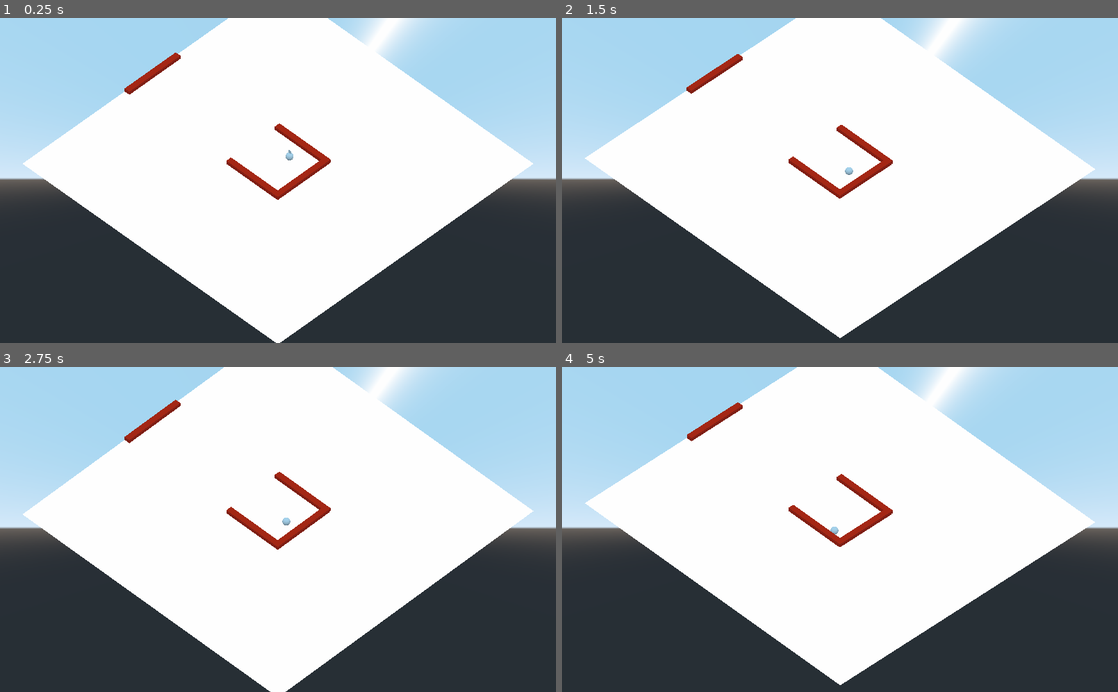
Above: before the commit, frames 1-4 (two rows, left to right).
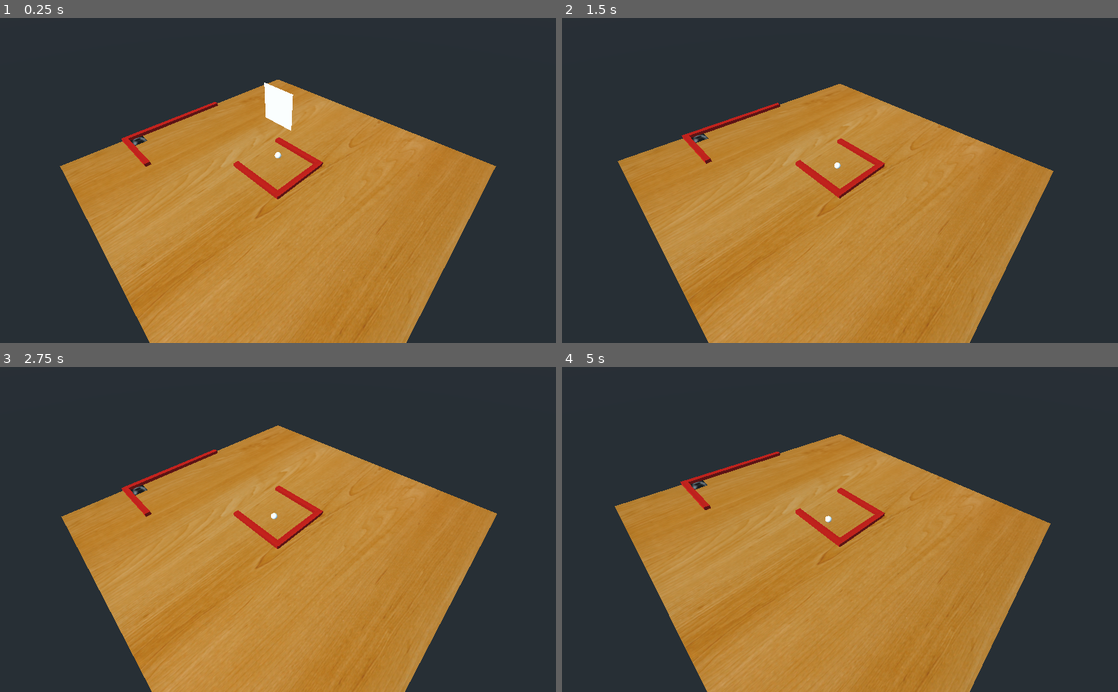
Above: after the commit, the same moments.

Repository: dannytaylor/ld49
Game: Godot game, scene res://levels/test.tscn
The game is run twice, just before and just after one commit, with the same random seed, the same clock (stepped at 60 frames per second) and the same inputs. The project has no main scene, so this scene is started directly.
Inputs (mouse positions are in pixels of both pictures, inside the frame that each line leads up to):
- Up to frame 1 (0.25 s): no input
- Up to frame 2 (1.5 s): move the mouse to (867, 180) at 0.52 s; move the mouse to (812, 180) at 1.27 s
- Up to frame 3 (2.75 s): tap Enter at 2 s; move the mouse to (289, 523) at 2.02 s
- Up to frame 4 (5 s): tap Space at 2.75 s; move the mouse to (834, 536) at 2.77 s; tap Enter at 3.5 s; move the mouse to (878, 532) at 3.52 s; move the mouse to (795, 526) at 4.27 s

The runs differ from the first frame. In frame 1, 81% of the frame differs, in the area x 0-100%, y 0-100%; in frame 2, 82%; in frame 3, 81%; in frame 4, 82%.

Commit message:
WIP

Diff:
--- /dev/null
+++ b/project/levels/test.gd
@@ -0,0 +1,71 @@
+extends Spatial
+
+
+# Declare member variables here. Examples:
+# var a = 2
+# var b = "text"
+
+# Called when the node enters the scene tree for the first time.
+func _ready():
+	switch_to_floor(0)
+
+# Called every frame. 'delta' is the elapsed time since the previous frame.
+func _process(delta):
+	check_travel(delta)
+
+func check_travel(delta):
+	var base = travel_data["base"]
+	if base["traveling"] == true:
+		base["time"] += delta
+		if base["time"] >= base["distance"]:
+			print("Travel to Base")
+			base["traveling"] = false
+			switch_to_floor(0)
+	var cave = travel_data["cave"]
+	if cave["traveling"] == true:
+		cave["time"] += delta
+		if cave["time"] >= cave["distance"]:
+			print("Travel to Cave")
+			cave["traveling"] = false
+			switch_to_floor(-1)
+	var sky = travel_data["sky"]
+	if sky["traveling"] == true:
+		sky["time"] += delta
+		if sky["time"] >= sky["distance"]:
+			print("Travel to Sky")
+			sky["traveling"] = false
+			switch_to_floor(1)
+
+func switch_to_floor(new_floor):
+	$World/Board_level_base.visible = false
+	$World/Board_level_cave.visible = false
+	$World/Board_level_sky.visible = false
+	$World/Board_level_base.set_collision(false)
+	$World/Board_level_cave.set_collision(false)
+	$World/Board_level_sky.set_collision(false)
+	if new_floor == 0:
+		$World/Board_level_base.visible = true
+		$World/Board_level_base.set_collision(true)
+	if new_floor == -1:
+		$World/Board_level_cave.visible = true
+		$World/Board_level_cave.set_collision(true)
+	if new_floor == 1:
+		$World/Board_level_sky.visible = true
+		$World/Board_level_sky.set_collision(true)
+
+
+var travel_data = {
+	"base": {"traveling": false, "distance": 3, "time": 0},
+	"cave": {"traveling": false, "distance": 3, "time": 0},
+	"sky": {"traveling": false, "distance": 3, "time": 0}
+}
+
+func _on_Cave_body_entered(body):
+	if body == $Hero:
+		travel_data["cave"]["traveling"] = true
+		travel_data["cave"]["time"] = 0
+
+func _on_Cave_body_exited(body):
+	if body == $Hero:
+		travel_data["cave"]["traveling"] = false
+		travel_data["cave"]["time"] = 0
--- a/project/levels/test.tscn
+++ b/project/levels/test.tscn
@@ -1,60 +1,218 @@
-[gd_scene load_steps=7 format=2]
+[gd_scene load_steps=16 format=2]
 
 [ext_resource path="res://objects/Board/Board.tscn" type="PackedScene" id=1]
 [ext_resource path="res://objects/Player/Camera.tscn" type="PackedScene" id=2]
 [ext_resource path="res://objects/Board/wall_material.tres" type="Material" id=3]
 [ext_resource path="res://objects/Enemy/Enemy.tscn" type="PackedScene" id=4]
+[ext_resource path="res://levels/test.gd" type="Script" id=5]
+[ext_resource path="res://objects/Board/cave_material.tres" type="Material" id=6]
+[ext_resource path="res://objects/Board/floor_material.tres" type="Material" id=7]
+[ext_resource path="res://levels/cave.png" type="Texture" id=8]
+[ext_resource path="res://objects/Board/sky_material.tres" type="Material" id=9]
 
 [sub_resource type="BoxShape" id=1]
 
 [sub_resource type="CubeMesh" id=2]
 
+[sub_resource type="BoxShape" id=3]
+extents = Vector3( 0.3, 0.1, 0.3 )
+
+[sub_resource type="SpatialMaterial" id=4]
+albedo_texture = ExtResource( 8 )
+
+[sub_resource type="PlaneMesh" id=5]
+material = SubResource( 4 )
+
+[sub_resource type="ConcavePolygonShape" id=6]
+
 [node name="Spatial" type="Spatial"]
-
-[node name="Board" parent="." instance=ExtResource( 1 )]
-
-[node name="StaticBody" type="StaticBody" parent="Board"]
+script = ExtResource( 5 )
+
+[node name="Camera" parent="." instance=ExtResource( 2 )]
+projection = 0
+size = 9.0
+
+[node name="DirectionalLight" type="DirectionalLight" parent="."]
+transform = Transform( 1, 0, 0, 0, 0.738667, 0.67407, 0, -0.67407, 0.738667, 0, 9.53308, 7.18401 )
+
+[node name="World" type="Spatial" parent="."]
+
+[node name="Board_level_base" parent="World" instance=ExtResource( 1 )]
+floor_mat = ExtResource( 7 )
+
+[node name="StaticBody" type="StaticBody" parent="World/Board_level_base"]
 transform = Transform( 0.093, 0, 0, 0, 0.118, 0, 0, 0, 1, -4.90927, 0, 0 )
 
-[node name="CollisionShape" type="CollisionShape" parent="Board/StaticBody"]
-shape = SubResource( 1 )
-
-[node name="MeshInstance" type="MeshInstance" parent="Board/StaticBody"]
-mesh = SubResource( 2 )
-material/0 = ExtResource( 3 )
-
-[node name="StaticBody2" type="StaticBody" parent="Board"]
+[node name="CollisionShape" type="CollisionShape" parent="World/Board_level_base/StaticBody"]
+shape = SubResource( 1 )
+
+[node name="MeshInstance" type="MeshInstance" parent="World/Board_level_base/StaticBody"]
+mesh = SubResource( 2 )
+material/0 = ExtResource( 3 )
+
+[node name="StaticBody2" type="StaticBody" parent="World/Board_level_base"]
 transform = Transform( 0.093, 0, 0, 0, 0.118, 0, 0, 0, 1, 0.909299, 0, 0 )
 
-[node name="CollisionShape" type="CollisionShape" parent="Board/StaticBody2"]
-shape = SubResource( 1 )
-
-[node name="MeshInstance" type="MeshInstance" parent="Board/StaticBody2"]
-mesh = SubResource( 2 )
-material/0 = ExtResource( 3 )
-
-[node name="StaticBody3" type="StaticBody" parent="Board"]
+[node name="CollisionShape" type="CollisionShape" parent="World/Board_level_base/StaticBody2"]
+shape = SubResource( 1 )
+
+[node name="MeshInstance" type="MeshInstance" parent="World/Board_level_base/StaticBody2"]
+mesh = SubResource( 2 )
+material/0 = ExtResource( 3 )
+
+[node name="StaticBody3" type="StaticBody" parent="World/Board_level_base"]
 transform = Transform( -4.06516e-09, 0, -1, 0, 0.118, 0, 0.093, 0, -4.37114e-08, -0.00880665, 0, -0.971397 )
 
-[node name="CollisionShape" type="CollisionShape" parent="Board/StaticBody3"]
-shape = SubResource( 1 )
-
-[node name="MeshInstance" type="MeshInstance" parent="Board/StaticBody3"]
-mesh = SubResource( 2 )
-material/0 = ExtResource( 3 )
-
-[node name="StaticBody4" type="StaticBody" parent="Board"]
+[node name="CollisionShape" type="CollisionShape" parent="World/Board_level_base/StaticBody3"]
+shape = SubResource( 1 )
+
+[node name="MeshInstance" type="MeshInstance" parent="World/Board_level_base/StaticBody3"]
+mesh = SubResource( 2 )
+material/0 = ExtResource( 3 )
+
+[node name="StaticBody4" type="StaticBody" parent="World/Board_level_base"]
 transform = Transform( -4.06516e-09, 0, -1, 0, 0.118, 0, 0.093, 0, -4.37114e-08, -0.00880665, 0, 0.920242 )
 
-[node name="CollisionShape" type="CollisionShape" parent="Board/StaticBody4"]
-shape = SubResource( 1 )
-
-[node name="MeshInstance" type="MeshInstance" parent="Board/StaticBody4"]
-mesh = SubResource( 2 )
-material/0 = ExtResource( 3 )
-
-[node name="Camera" parent="." instance=ExtResource( 2 )]
-size = 9.0
-
-[node name="Enemy" parent="." instance=ExtResource( 4 )]
-transform = Transform( 0.110419, 0, 0, 0, 0.110419, 0, 0, 0, 0.110419, 0.454956, 0.856972, 0 )
+[node name="CollisionShape" type="CollisionShape" parent="World/Board_level_base/StaticBody4"]
+shape = SubResource( 1 )
+
+[node name="MeshInstance" type="MeshInstance" parent="World/Board_level_base/StaticBody4"]
+mesh = SubResource( 2 )
+material/0 = ExtResource( 3 )
+
+[node name="StaticBody5" type="StaticBody" parent="World/Board_level_base"]
+transform = Transform( 0.093, 0, 0, 0, 0.118, 0, 0, 0, 1, -4.90927, 0, 1.97452 )
+
+[node name="CollisionShape" type="CollisionShape" parent="World/Board_level_base/StaticBody5"]
+shape = SubResource( 1 )
+
+[node name="MeshInstance" type="MeshInstance" parent="World/Board_level_base/StaticBody5"]
+mesh = SubResource( 2 )
+material/0 = ExtResource( 3 )
+
+[node name="StaticBody6" type="StaticBody" parent="World/Board_level_base"]
+transform = Transform( -4.06516e-09, 0, 1, 0, 0.118, 0, -0.093, 0, -4.37114e-08, -3.99976, 0, 2.95952 )
+
+[node name="CollisionShape" type="CollisionShape" parent="World/Board_level_base/StaticBody6"]
+shape = SubResource( 1 )
+
+[node name="MeshInstance" type="MeshInstance" parent="World/Board_level_base/StaticBody6"]
+mesh = SubResource( 2 )
+material/0 = ExtResource( 3 )
+
+[node name="Cave" type="Area" parent="World/Board_level_base"]
+transform = Transform( 1, 0, 0, 0, 1, 0, 0, 0, 1, -4.61573, 0.0129899, 2.64485 )
+
+[node name="CollisionShape" type="CollisionShape" parent="World/Board_level_base/Cave"]
+transform = Transform( 1, 0, 0, 0, 1, 0, 0, 0, 1, 0, 0.0794368, 0 )
+shape = SubResource( 3 )
+
+[node name="MeshInstance" type="MeshInstance" parent="World/Board_level_base/Cave"]
+transform = Transform( -1.09278e-08, 0, 0.25, 0, 1, 0, -0.25, 0, -1.09278e-08, 0, 0.001, 0 )
+mesh = SubResource( 5 )
+material/0 = null
+
+[node name="RampBottom" type="StaticBody" parent="World/Board_level_base"]
+
+[node name="CollisionShape" type="CollisionShape" parent="World/Board_level_base/RampBottom"]
+shape = SubResource( 6 )
+
+[node name="Board_level_cave" parent="World" instance=ExtResource( 1 )]
+transform = Transform( 1, 0, 0, 0, 1, 0, 0, 0, 1, 0, -2, 0 )
+visible = false
+collision_layer = 1024
+collision_mask = 1024
+floor_mat = ExtResource( 6 )
+
+[node name="StaticBody" type="StaticBody" parent="World/Board_level_cave"]
+transform = Transform( 0.093, 0, 0, 0, 0.118, 0, 0, 0, 1, -4.90927, 0, 0 )
+
+[node name="CollisionShape" type="CollisionShape" parent="World/Board_level_cave/StaticBody"]
+shape = SubResource( 1 )
+
+[node name="MeshInstance" type="MeshInstance" parent="World/Board_level_cave/StaticBody"]
+mesh = SubResource( 2 )
+material/0 = ExtResource( 3 )
+
+[node name="StaticBody2" type="StaticBody" parent="World/Board_level_cave"]
+transform = Transform( 0.093, 0, 0, 0, 0.118, 0, 0, 0, 1, 0.909299, 0, 0 )
+
+[node name="CollisionShape" type="CollisionShape" parent="World/Board_level_cave/StaticBody2"]
+shape = SubResource( 1 )
+
+[node name="MeshInstance" type="MeshInstance" parent="World/Board_level_cave/StaticBody2"]
+mesh = SubResource( 2 )
+material/0 = ExtResource( 3 )
+
+[node name="StaticBody3" type="StaticBody" parent="World/Board_level_cave"]
+transform = Transform( -4.06516e-09, 0, -1, 0, 0.118, 0, 0.093, 0, -4.37114e-08, -0.00880665, 0, -0.971397 )
+
+[node name="CollisionShape" type="CollisionShape" parent="World/Board_level_cave/StaticBody3"]
+shape = SubResource( 1 )
+
+[node name="MeshInstance" type="MeshInstance" parent="World/Board_level_cave/StaticBody3"]
+mesh = SubResource( 2 )
+material/0 = ExtResource( 3 )
+
+[node name="StaticBody4" type="StaticBody" parent="World/Board_level_cave"]
+transform = Transform( -4.06516e-09, 0, -1, 0, 0.118, 0, 0.093, 0, -4.37114e-08, -0.00880665, 0, 0.920242 )
+
+[node name="CollisionShape" type="CollisionShape" parent="World/Board_level_cave/StaticBody4"]
+shape = SubResource( 1 )
+
+[node name="MeshInstance" type="MeshInstance" parent="World/Board_level_cave/StaticBody4"]
+mesh = SubResource( 2 )
+material/0 = ExtResource( 3 )
+
+[node name="Board_level_sky" parent="World" instance=ExtResource( 1 )]
+transform = Transform( 1, 0, 0, 0, 1, 0, 0, 0, 1, 0, 2, 0 )
+visible = false
+collision_layer = 1024
+collision_mask = 1024
+floor_mat = ExtResource( 9 )
+
+[node name="StaticBody" type="StaticBody" parent="World/Board_level_sky"]
+transform = Transform( 0.093, 0, 0, 0, 0.118, 0, 0, 0, 1, -4.90927, 0, 0 )
+
+[node name="CollisionShape" type="CollisionShape" parent="World/Board_level_sky/StaticBody"]
+shape = SubResource( 1 )
+
+[node name="MeshInstance" type="MeshInstance" parent="World/Board_level_sky/StaticBody"]
+mesh = SubResource( 2 )
+material/0 = ExtResource( 3 )
+
+[node name="StaticBody2" type="StaticBody" parent="World/Board_level_sky"]
+transform = Transform( 0.093, 0, 0, 0, 0.118, 0, 0, 0, 1, 0.909299, 0, 0 )
+
+[node name="CollisionShape" type="CollisionShape" parent="World/Board_level_sky/StaticBody2"]
+shape = SubResource( 1 )
+
+[node name="MeshInstance" type="MeshInstance" parent="World/Board_level_sky/StaticBody2"]
+mesh = SubResource( 2 )
+material/0 = ExtResource( 3 )
+
+[node name="StaticBody3" type="StaticBody" parent="World/Board_level_sky"]
+transform = Transform( -4.06516e-09, 0, -1, 0, 0.118, 0, 0.093, 0, -4.37114e-08, -0.00880665, 0, -0.971397 )
+
+[node name="CollisionShape" type="CollisionShape" parent="World/Board_level_sky/StaticBody3"]
+shape = SubResource( 1 )
+
+[node name="MeshInstance" type="MeshInstance" parent="World/Board_level_sky/StaticBody3"]
+mesh = SubResource( 2 )
+material/0 = ExtResource( 3 )
+
+[node name="StaticBody4" type="StaticBody" parent="World/Board_level_sky"]
+transform = Transform( -4.06516e-09, 0, -1, 0, 0.118, 0, 0.093, 0, -4.37114e-08, -0.00880665, 0, 0.920242 )
+
+[node name="CollisionShape" type="CollisionShape" parent="World/Board_level_sky/StaticBody4"]
+shape = SubResource( 1 )
+
+[node name="MeshInstance" type="MeshInstance" parent="World/Board_level_sky/StaticBody4"]
+mesh = SubResource( 2 )
+material/0 = ExtResource( 3 )
+
+[node name="Hero" parent="." instance=ExtResource( 4 )]
+transform = Transform( 1, 0, 0, 0, 1, 0, 0, 0, 1, 0, 0.696399, 0 )
+
+[connection signal="body_entered" from="World/Board_level_base/Cave" to="." method="_on_Cave_body_entered"]
+[connection signal="body_exited" from="World/Board_level_base/Cave" to="." method="_on_Cave_body_exited"]
--- a/project/objects/Board/Board.gd
+++ b/project/objects/Board/Board.gd
@@ -3,10 +3,13 @@
 const max_tilt = 15
 const mouse_adjust = 0.05
 var mouse_delta = Vector2.ZERO
+export(Material) var floor_mat = null
 
 # Called when the node enters the scene tree for the first time.
 func _ready():
 	Input.set_mouse_mode(Input.MOUSE_MODE_CAPTURED)
+	if floor_mat != null:
+		$MeshInstance.material_override = floor_mat
 	pass # Replace with function body.
 
 func _physics_process(delta):
@@ -23,3 +26,11 @@
 func _input(event):
 	if event is InputEventMouseMotion:
 		mouse_delta = event.relative * mouse_adjust
+
+func set_collision(collide):
+	if collide:
+		self.collision_layer = 1
+		self.collision_mask = 1
+	else:
+		self.collision_layer = 0
+		self.collision_mask = 0
--- a/project/objects/Board/Board.tscn
+++ b/project/objects/Board/Board.tscn
@@ -1,15 +1,18 @@
-[gd_scene load_steps=5 format=2]
+[gd_scene load_steps=6 format=2]
 
 [ext_resource path="res://objects/Board/Board.gd" type="Script" id=1]
+[ext_resource path="res://objects/Board/photos_2015_09_18_fst_698oway7o7h.jpg" type="Texture" id=2]
 
 [sub_resource type="BoxShape" id=1]
 extents = Vector3( 5, 1, 5 )
 
-[sub_resource type="PlaneMesh" id=2]
+[sub_resource type="SpatialMaterial" id=2]
+albedo_color = Color( 0.537255, 0.537255, 0.537255, 1 )
+albedo_texture = ExtResource( 2 )
+
+[sub_resource type="PlaneMesh" id=3]
+material = SubResource( 2 )
 size = Vector2( 10, 10 )
-
-[sub_resource type="SpatialMaterial" id=3]
-flags_unshaded = true
 
 [node name="Board" type="RigidBody"]
 mode = 3
@@ -20,5 +23,5 @@
 shape = SubResource( 1 )
 
 [node name="MeshInstance" type="MeshInstance" parent="."]
-mesh = SubResource( 2 )
-material/0 = SubResource( 3 )
+mesh = SubResource( 3 )
+material/0 = null
--- /dev/null
+++ b/project/objects/Board/cave_material.tres
@@ -0,0 +1,7 @@
+[gd_resource type="SpatialMaterial" load_steps=2 format=2]
+
+[ext_resource path="res://objects/Board/photos_2015_12_8_fst_784f194a6e5-f6b7-4abd-8def-36eda8794f96.jpg" type="Texture" id=1]
+
+[resource]
+albedo_color = Color( 0.207843, 0.207843, 0.207843, 1 )
+albedo_texture = ExtResource( 1 )
--- /dev/null
+++ b/project/objects/Board/floor_material.tres
@@ -0,0 +1,6 @@
+[gd_resource type="SpatialMaterial" load_steps=2 format=2]
+
+[ext_resource path="res://objects/Board/photos_2015_09_18_fst_698oway7o7h.jpg" type="Texture" id=1]
+
+[resource]
+albedo_texture = ExtResource( 1 )
--- /dev/null
+++ b/project/objects/Board/sky_material.tres
@@ -0,0 +1,6 @@
+[gd_resource type="SpatialMaterial" load_steps=2 format=2]
+
+[ext_resource path="res://objects/Board/photos_2018_1_11_fst_gray-sky-stormy-weather.jpg" type="Texture" id=1]
+
+[resource]
+albedo_texture = ExtResource( 1 )
--- a/project/objects/Board/wall_material.tres
+++ b/project/objects/Board/wall_material.tres
@@ -1,4 +1,7 @@
-[gd_resource type="SpatialMaterial" format=2]
+[gd_resource type="SpatialMaterial" load_steps=2 format=2]
+
+[ext_resource path="res://objects/Board/photos_2015_09_18_fst_698oway7o7h.jpg" type="Texture" id=1]
 
 [resource]
 albedo_color = Color( 1, 0.164706, 0, 1 )
+albedo_texture = ExtResource( 1 )
--- a/project/objects/Enemy/Enemy.tscn
+++ b/project/objects/Enemy/Enemy.tscn
@@ -1,21 +1,22 @@
 [gd_scene load_steps=4 format=2]
+
+[sub_resource type="QuadMesh" id=3]
 
 [sub_resource type="SphereShape" id=1]
 
 [sub_resource type="SphereMesh" id=2]
 
-[sub_resource type="QuadMesh" id=3]
-
 [node name="Enemy" type="RigidBody"]
-
-[node name="CollisionShape" type="CollisionShape" parent="."]
-shape = SubResource( 1 )
-
-[node name="MeshInstance" type="MeshInstance" parent="."]
-mesh = SubResource( 2 )
-material/0 = null
 
 [node name="Text" type="MeshInstance" parent="."]
 transform = Transform( 1, 0, 0, 0, 1, 0, 0, 0, 1, 0, 1.61219, 0 )
 mesh = SubResource( 3 )
 material/0 = null
+
+[node name="CollisionShape" type="CollisionShape" parent="."]
+transform = Transform( 0.1, 0, 0, 0, 0.1, 0, 0, 0, 0.1, 0, 0, 0 )
+shape = SubResource( 1 )
+
+[node name="MeshInstance" type="MeshInstance" parent="CollisionShape"]
+mesh = SubResource( 2 )
+material/0 = null
Binary file added: project/levels/cave.png
Not shown, added: project/levels/cave.png.import
Binary file added: project/objects/Board/photos_2015_09_18_fst_698oway7o7h.jpg
Not shown, added: project/objects/Board/photos_2015_09_18_fst_698oway7o7h.jpg.import
Binary file added: project/objects/Board/photos_2015_12_8_fst_784f194a6e5-f6b7-4abd-8def-36eda8794f96.jpg
Not shown, added: project/objects/Board/photos_2015_12_8_fst_784f194a6e5-f6b7-4abd-8def-36eda8794f96.jpg.import
Binary file added: project/objects/Board/photos_2018_1_11_fst_gray-sky-stormy-weather.jpg
Not shown, added: project/objects/Board/photos_2018_1_11_fst_gray-sky-stormy-weather.jpg.import
Not shown, added: bork.gif
Not shown, added: credits.txt
